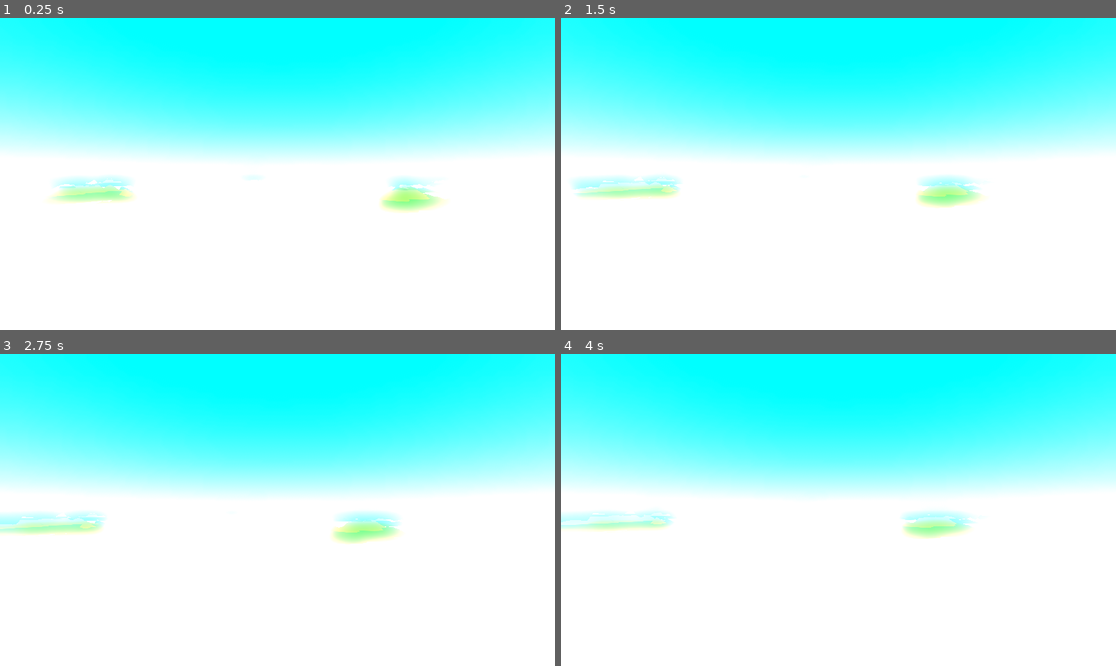
Above: before the commit, frames 1-4 (two rows, left to right).
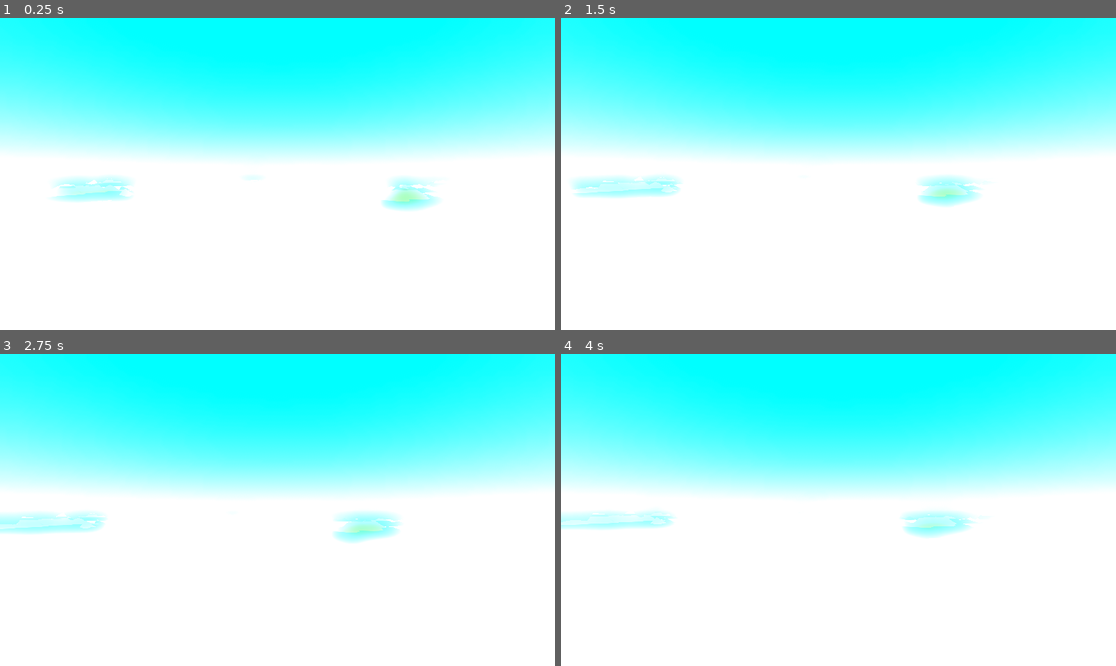
Above: after the commit, the same moments.

Repository: KatsuroDev/projet-veille
Game: Godot game, scene res://Scene/Test.tscn
Two runs of this game, one before a commit and one after it. Both use one fixed random seed, a clock stepped at 60 frames per second and the inputs below.
Inputs (mouse positions are in pixels of both pictures, inside the frame that each line leads up to):
- Up to frame 1 (0.25 s): no input
- Up to frame 2 (1.5 s): tap Enter at 0.5 s; move the mouse to (960, 158) at 0.52 s; hold D 0.53-1.25 s; tap Q at 0.6 s; click (960, 158) at 0.67 s; drag from (727, 189) to (810, 236) at 1.27 s
- Up to frame 3 (2.75 s): tap Space at 2 s; move the mouse to (333, 441) at 2.02 s; hold D from 2.03 s (still down); tap Shift at 2.1 s
- Up to frame 4 (4 s): release D at 2.75 s; drag from (810, 572) to (672, 463) at 2.77 s; tap Enter at 3.5 s; move the mouse to (1005, 556) at 3.52 s; hold A from 3.53 s (still down); tap Q at 3.6 s

The runs differ from the first frame. In frame 1, 1.3% of the frame differs, in the area x 9-81%, y 53-63%; in frame 2, 1.2%; in frame 3, 1.3%; in frame 4, 0.9%.

Commit message:
Fix Sun Color

Diff:
--- a/Scene/Test.tscn
+++ b/Scene/Test.tscn
@@ -31,7 +31,7 @@
 
 [node name="DirectionalLight3D" type="DirectionalLight3D" parent="."]
 transform = Transform3D(-0.917514, -0.328498, -0.224181, 0.147601, -0.804695, 0.575048, -0.3693, 0.494525, 0.786805, -39.4148, 45.5239, 17.4737)
-light_color = Color(0.8, 0.653333, 0, 1)
+light_color = Color(0.756758, 0.659291, 0.405577, 1)
 light_energy = 8.203
 shadow_enabled = true
 
